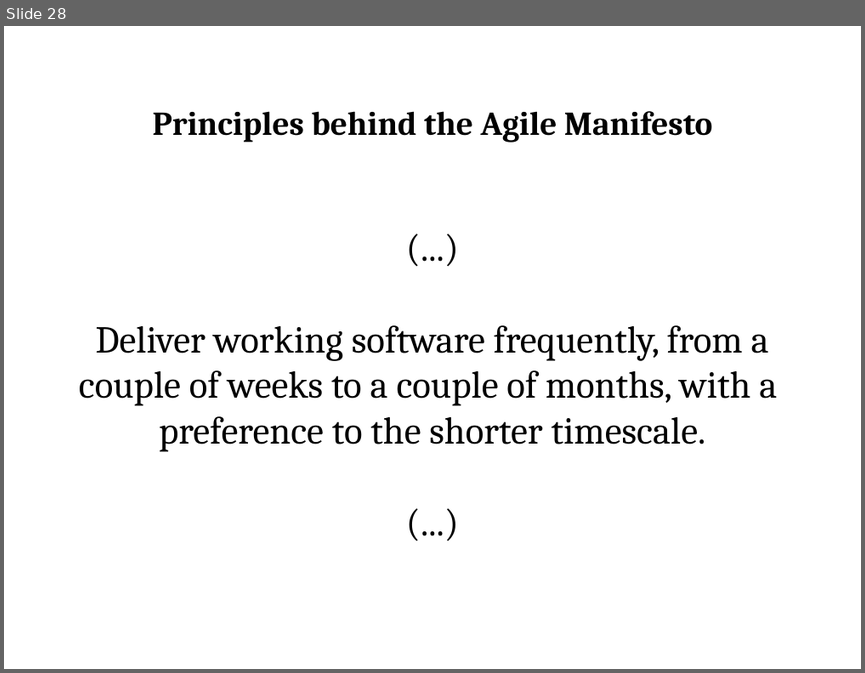
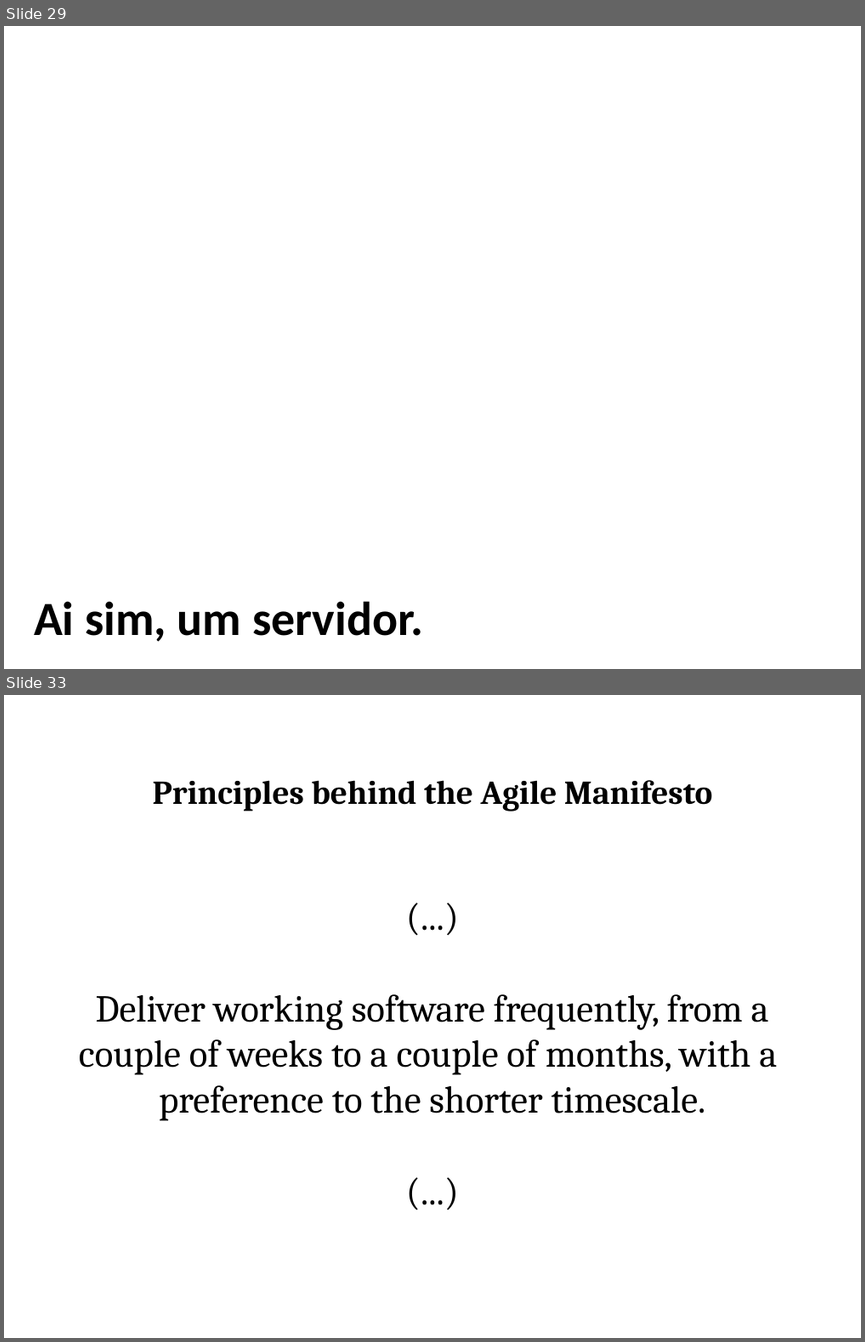
Before and after one commit to juanplopes/ci-alem-do-build, a slide deck: Presentation.pptx. Shown one above the other, each under a label of ours: slide 28 before the commit, slides 29 and 33 after it; the slides between them are not shown. The pictures are 865x673 and 865x1342 pixels, drawn with LibreOffice and Linux fonts; fonts in the diff are those of the drawing; background and template pictures are left out. Boxes give left, top, right and bottom in pixels: in the first picture for what was removed or moved away, otherwise in the second. Text is boxed around its words. In the diff, an @@ line names an element or a change of style, - is before the commit and + after.

```diff
--- a/Presentation.pptx
+++ b/Presentation.pptx
@@ slide 29 added at (x1=4, y1=26, x2=861, y2=669), background picture (left out) @@
@@ text added at (x1=34, y1=601, x2=423, y2=641), 40 pt, text #000000, bold @@
+Ai sim, um servidor.
@@ what was slide 28 is now slide 33 @@
```
Also in this commit, not shown: 6 slides changed, 18 other slides added, 14 slides removed, 3 other files.
